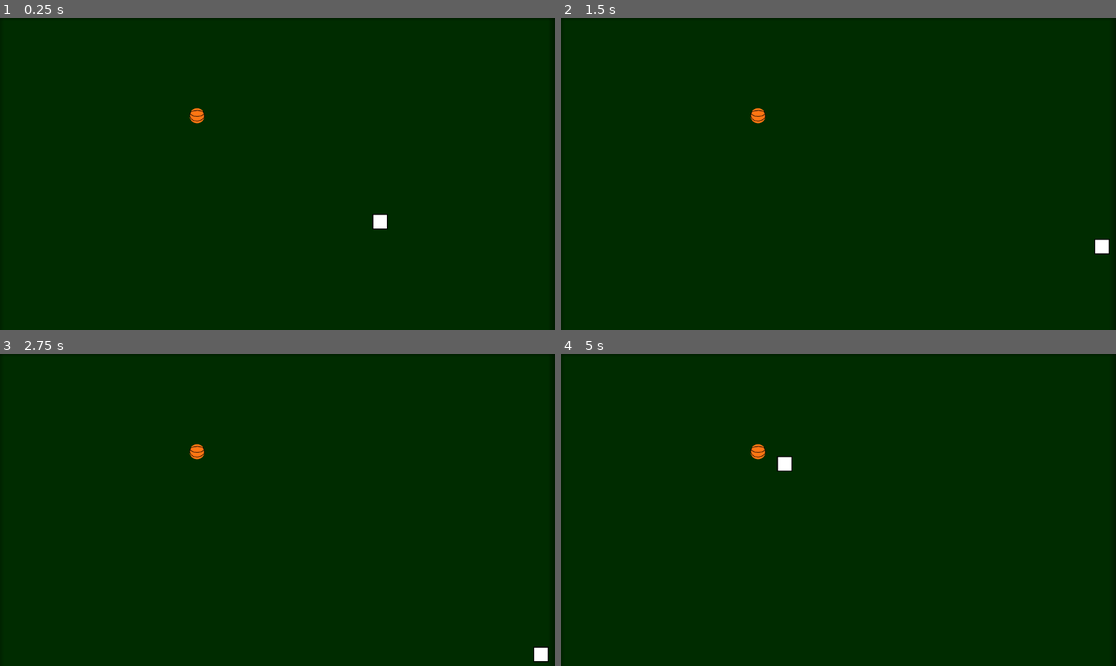
Above: before the commit, frames 1-4 (two rows, left to right).
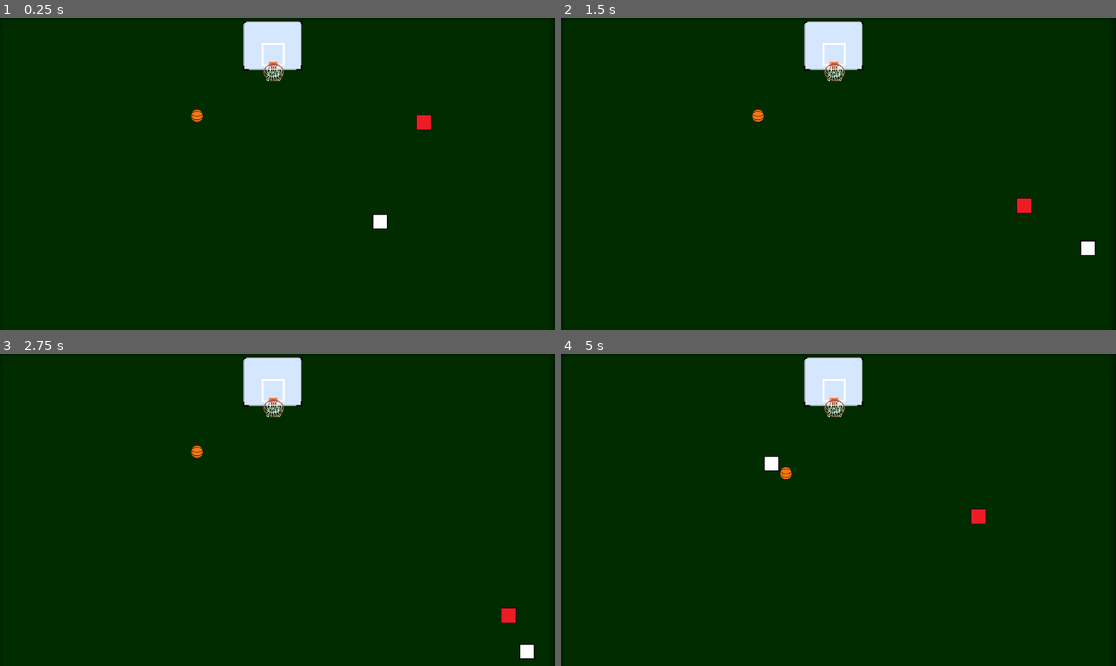
Above: after the commit, the same moments.

Repository: MaxGod34/hoops-roguelite
Game: Godot game, scene res://scenes/MainCourt.tscn
The game is run twice, just before and just after one commit, with the same random seed, the same clock (stepped at 60 frames per second) and the same inputs. This scene is started directly instead of the project's main scene.
Inputs:
- Up to frame 1 (0.25 s): no input
- Up to frame 2 (1.5 s): hold Right (move_right) 0.53-1.28 s; tap Z (shoot, bound only after the commit) at 0.6 s; tap C (shoot, bound only before the commit) at 0.8, 1.35 s; hold Down (move_down) from 1.28 s (still down)
- Up to frame 3 (2.75 s): tap Space (pass, bound only after the commit) at 1.55, 2.1 s; release Down (move_down) at 2.03 s; hold Right (move_right) from 2.03 s (still down); tap Z (shoot, bound only after the commit) at 2.3 s
- Up to frame 4 (5 s): release Right (move_right) at 2.78 s; hold W (move_up) 2.78-3.53 s; tap Z (shoot, bound only after the commit) at 2.85, 4.55 s; tap C (shoot, bound only before the commit) at 3.05, 3.6 s; hold Left (move_left) from 3.53 s (still down); tap Space (pass, bound only after the commit) at 3.8, 4.35 s

The runs differ from the first frame. In frame 1, 1.9% of the frame differs, in the area x 34-78%, y 0-36%; in frame 2, 2.2%; in frame 3, 2.2%; in frame 4, 2.3%, in the area x 34-77%, y 0-55%.

Commit message:
feat: Implement Basket and Base Defender Mechanics
**Basket Added:** On the main court, the basket has been added along with a Marker2D so when the player shoots, the ball always goes towards the hoop itself. Adjusted the collision boxes so shots will land from baseline, though the rim still has no physics.
**Shot Mechanic:** Shooting ignores momentum and always go to the hoop with no variance as of right now.
**Defender:** Added a chasing defender that will poke the ball out if they get close enough. Added a stun with a cooldown so the player doesn't get trapped by an endless chasing defender.

Diff:
--- a/icon.svg
+++ /dev/null
@@ -1 +0,0 @@
-<svg xmlns="http://www.w3.org/2000/svg" width="128" height="128"><rect width="124" height="124" x="2" y="2" fill="#363d52" stroke="#212532" stroke-width="4" rx="14"/><g fill="#fff" transform="translate(12.322 12.322)scale(.101)"><path d="M105 673v33q407 354 814 0v-33z"/><path fill="#478cbf" d="m105 673 152 14q12 1 15 14l4 67 132 10 8-61q2-11 15-15h162q13 4 15 15l8 61 132-10 4-67q3-13 15-14l152-14V427q30-39 56-81-35-59-83-108-43 20-82 47-40-37-88-64 7-51 8-102-59-28-123-42-26 43-46 89-49-7-98 0-20-46-46-89-64 14-123 42 1 51 8 102-48 27-88 64-39-27-82-47-48 49-83 108 26 42 56 81zm0 33v39c0 276 813 276 814 0v-39l-134 12-5 69q-2 10-14 13l-162 11q-12 0-16-11l-10-65H446l-10 65q-4 11-16 11l-162-11q-12-3-14-13l-5-69z"/><path d="M483 600c0 34 58 34 58 0v-86c0-34-58-34-58 0z"/><circle cx="725" cy="526" r="90"/><circle cx="299" cy="526" r="90"/></g><g fill="#414042" transform="translate(12.322 12.322)scale(.101)"><circle cx="307" cy="532" r="60"/><circle cx="717" cy="532" r="60"/></g></svg>
--- a/project.godot
+++ b/project.godot
@@ -13,7 +13,6 @@
 config/name="hoops-roguelite"
 run/main_scene="uid://m1uy0lwsnkxr"
 config/features=PackedStringArray("4.4", "GL Compatibility")
-config/icon="res://icon.svg"
 
 [input]
 
@@ -42,13 +41,18 @@
 }
 move_down={
 "deadzone": 0.2,
-"events": [Object(InputEventKey,"resource_local_to_scene":fa …(140 unchanged characters)… d":false,"keycode":0,"physical_keycode":68,"key_label":0,"unicode":100,"location":0,"echo":false,"script":null)
+"events": [Object(InputEventKey,"resource_local_to_scene":fa …(140 unchanged characters)… d":false,"keycode":0,"physical_keycode":83,"key_label":0,"unicode":115,"location":0,"echo":false,"script":null)
 , Object(InputEventKey,"resource_local_to_scene":false,"resource_name":"","device":-1,"window_id":0,"alt_pressed":false …(186 unchanged characters)…
+]
+}
+pass={
+"deadzone": 0.2,
+"events": [Object(InputEventKey,"resource_local_to_scene":false,"resource_name":"","device":-1,"window_id":0,"alt_pressed":false,"shift_pressed":false,"ctrl_pressed":false,"meta_pressed":false,"pressed":false,"keycode":0,"physical_keycode":32,"key_label":0,"unicode":32,"location":0,"echo":false,"script":null)
 ]
 }
 shoot={
 "deadzone": 0.2,
-"events": [Object(InputEventKey,"resource_local_to_scene":fa …(140 unchanged characters)… d":false,"keycode":0,"physical_keycode":67,"key_label":0,"unicode":99,"location":0,"echo":false,"script":null)
+"events": [Object(InputEventKey,"resource_local_to_scene":fa …(140 unchanged characters)… d":false,"keycode":0,"physical_keycode":90,"key_label":0,"unicode":122,"location":0,"echo":false,"script":null)
 ]
 }
 
--- a/scenes/Ball.tscn
+++ b/scenes/Ball.tscn
@@ -13,16 +13,14 @@
 physics_material_override = SubResource("PhysicsMaterial_d73vv")
 gravity_scale = 0.0
 continuous_cd = 1
-linear_damp = 1.5
+linear_damp = 1.25
 angular_damp = 1.5
 script = ExtResource("1_ja1hk")
 
 [node name="CollisionShape2D" type="CollisionShape2D" parent="."]
-scale = Vector2(2.3, 2.3)
+scale = Vector2(1.9, 1.9)
 shape = SubResource("CircleShape2D_ja1hk")
 
 [node name="Sprite2D" type="Sprite2D" parent="."]
-scale = Vector2(0.5, 0.5)
+scale = Vector2(0.4, 0.4)
 texture = ExtResource("1_d73vv")
-
-[node name="Ball" type="Node2D" parent="."]
--- /dev/null
+++ b/scenes/Defender.tscn
@@ -0,0 +1,17 @@
+[gd_scene load_steps=4 format=3 uid="uid://cyxg6xfhp6kvv"]
+
+[ext_resource type="Script" uid="uid://1abbvgpc5j3p" path="res://scripts/defender.gd" id="1_fbkjj"]
+[ext_resource type="Texture2D" uid="uid://swhe71w43u68" path="res://assets/red_ball.png" id="1_r2g7j"]
+
+[sub_resource type="RectangleShape2D" id="RectangleShape2D_fbkjj"]
+
+[node name="Defender" type="CharacterBody2D"]
+motion_mode = 1
+script = ExtResource("1_fbkjj")
+
+[node name="Sprite2D" type="Sprite2D" parent="."]
+texture = ExtResource("1_r2g7j")
+
+[node name="CollisionShape2D" type="CollisionShape2D" parent="."]
+scale = Vector2(1.6, 1.6)
+shape = SubResource("RectangleShape2D_fbkjj")
--- /dev/null
+++ b/scenes/Hoop.tscn
@@ -0,0 +1,19 @@
+[gd_scene load_steps=3 format=3 uid="uid://u2gal06p4nlq"]
+
+[ext_resource type="Texture2D" uid="uid://ib7vb0g4m60q" path="res://assets/hoop proto.png" id="1_3u8ya"]
+
+[sub_resource type="RectangleShape2D" id="RectangleShape2D_dw7mk"]
+size = Vector2(31, 25)
+
+[node name="Hoop" type="StaticBody2D"]
+
+[node name="Sprite2D" type="Sprite2D" parent="."]
+texture = ExtResource("1_3u8ya")
+
+[node name="CollisionShape2D" type="CollisionShape2D" parent="."]
+position = Vector2(1, -11)
+scale = Vector2(4, 4)
+shape = SubResource("RectangleShape2D_dw7mk")
+
+[node name="RimTarget" type="Marker2D" parent="."]
+position = Vector2(2, 52)
--- a/scenes/MainCourt.tscn
+++ b/scenes/MainCourt.tscn
@@ -1,14 +1,16 @@
-[gd_scene load_steps=6 format=3 uid="uid://cn0mnhhe6ul0y"]
+[gd_scene load_steps=8 format=3 uid="uid://cn0mnhhe6ul0y"]
 
+[ext_resource type="PackedScene" uid="uid://u2gal06p4nlq" path="res://scenes/Hoop.tscn" id="1_562al"]
 [ext_resource type="Texture2D" uid="uid://dtspa6s1doc36" path="res://assets/snake_lime.png" id="1_s2qdm"]
 [ext_resource type="PackedScene" uid="uid://p40hdpg4fmes" path="res://scenes/Player.tscn" id="2_5jgdc"]
 [ext_resource type="PackedScene" uid="uid://do3nrnwrn2efx" path="res://scenes/Ball.tscn" id="3_5n6sh"]
+[ext_resource type="PackedScene" uid="uid://cyxg6xfhp6kvv" path="res://scenes/Defender.tscn" id="5_i0pnj"]
 
 [sub_resource type="RectangleShape2D" id="RectangleShape2D_5jgdc"]
-size = Vector2(20, 657)
+size = Vector2(110, 657)
 
 [sub_resource type="RectangleShape2D" id="RectangleShape2D_5n6sh"]
-size = Vector2(1169, 20)
+size = Vector2(1169, 80)
 
 [node name="MainCourt" type="Node2D"]
 y_sort_enabled = true
@@ -22,11 +24,11 @@
 [node name="StaticBody2D" type="StaticBody2D" parent="."]
 
 [node name="CollisionShape2D-LeftWall" type="CollisionShape2D" parent="StaticBody2D"]
-position = Vector2(11, 323.5)
+position = Vector2(-12, 323.5)
 shape = SubResource("RectangleShape2D_5jgdc")
 
 [node name="CollisionShape2D-RightWall" type="CollisionShape2D" parent="StaticBody2D"]
-position = Vector2(1154, 317)
+position = Vector2(1176, 317)
 shape = SubResource("RectangleShape2D_5jgdc")
 
 [node name="CollisionShape2D-TopWall" type="CollisionShape2D" parent="StaticBody2D"]
@@ -34,16 +36,25 @@
 shape = SubResource("RectangleShape2D_5n6sh")
 
 [node name="CollisionShape2D-BottomWall" type="CollisionShape2D" parent="StaticBody2D"]
-position = Vector2(579, 641)
+position = Vector2(579, 671)
 shape = SubResource("RectangleShape2D_5n6sh")
 
 [node name="Camera2D" type="Camera2D" parent="."]
 position = Vector2(587, 321)
 
+[node name="Hoop" parent="." groups=["hoop"] instance=ExtResource("1_562al")]
+z_index = 1
+position = Vector2(576, 64)
+
 [node name="Player" parent="." instance=ExtResource("2_5jgdc")]
+z_index = 1
 position = Vector2(800, 420)
 
 [node name="Ball" parent="." instance=ExtResource("3_5n6sh")]
 z_index = 1
 position = Vector2(420, 200)
 continuous_cd = 0
+
+[node name="Defender" parent="." instance=ExtResource("5_i0pnj")]
+z_index = 1
+position = Vector2(911, 168)
--- a/scenes/Player.tscn
+++ b/scenes/Player.tscn
@@ -5,15 +5,15 @@
 
 [sub_resource type="RectangleShape2D" id="RectangleShape2D_mdl7e"]
 
-[node name="Player" type="Node2D"]
-
-[node name="CharacterBody2D" type="CharacterBody2D" parent="."]
+[node name="Player" type="CharacterBody2D" groups=["player"]]
+motion_mode = 1
 script = ExtResource("1_v6fml")
 
-[node name="Sprite2D" type="Sprite2D" parent="CharacterBody2D"]
+[node name="Sprite2D" type="Sprite2D" parent="."]
 texture = ExtResource("2_3li8b")
 
-[node name="CollisionShape2D" type="CollisionShape2D" parent="CharacterBody2D"]
+[node name="CollisionShape2D" type="CollisionShape2D" parent="."]
+scale = Vector2(1.6, 1.6)
 shape = SubResource("RectangleShape2D_mdl7e")
 
-[node name="BallSpawn" type="Marker2D" parent="CharacterBody2D"]
+[node name="BallSpawn" type="Marker2D" parent="."]
--- a/scripts/ball.gd
+++ b/scripts/ball.gd
@@ -1,4 +1,6 @@
 extends RigidBody2D
+
+@export var throw_power = 1000.0
 
 var is_held = false
 var player = null
@@ -33,14 +35,14 @@
 
 func throw(aim_direction: Vector2, player_velocity: Vector2):
 	# Stand-Still Fix
-	# If we are standing still, default to throwing "up" the court
-	# so it doesn't spawn inside our chest.
+	# If standing still, default to throwing "up" the court
+	# so it doesn't spawn inside chest
 	if aim_direction == Vector2.ZERO:
 		aim_direction = Vector2.UP
 
 	is_held = false
 
-	# Double-check momentum is totally zeroed out before the throw
+	# Double check momentum is zeroed out before the throw
 	linear_velocity = Vector2.ZERO
 	angular_velocity = 0.0
 
@@ -59,7 +61,7 @@
 	freeze = false
 	$CollisionShape2D.set_deferred("disabled", false)
 
-	# The Anti-Self-Pass Fix
+	# Anti-Self-Pass Fix
 	can_be_picked_up = false
 	await get_tree().create_timer(0.3).timeout
 	can_be_picked_up = true
@@ -77,6 +79,5 @@
 		state.linear_velocity = Vector2.ZERO
 		state.angular_velocity = 0.0
 
-		# 3. Apply the massive shove directly to the physics state
-		var throw_power = 800.0
+		# 3. Apply massive shove directly to the physics state
 		state.apply_central_impulse((throw_aim * throw_power) + throw_vel)
--- /dev/null
+++ b/scripts/defender.gd
@@ -0,0 +1,53 @@
+extends CharacterBody2D
+
+
+const SPEED = 200.0
+
+var target = null
+var is_stunned = false
+
+func _ready():
+	# Find player as soon as defender spawns
+	var players = get_tree().get_nodes_in_group("player")
+	if players.size() > 0:
+		target = players[0]
+
+
+func _physics_process(delta: float) -> void:
+	if is_stunned:
+		# Apply friction so they slide backward to a smooth stop
+		velocity = velocity.move_toward(Vector2.ZERO, 2000 * delta)
+		move_and_slide()
+		return
+
+	if target:
+		# Calculate exact angle to player
+		var direction = global_position.direction_to(target.global_position)
+
+		# Move towards them
+		velocity = direction * SPEED
+		move_and_slide()
+
+		# Turnover Logic
+		for i in get_slide_collision_count():
+			var collision = get_slide_collision(i)
+			var collider = collision.get_collider()
+
+			# If defender bumps into player
+			if collider.is_in_group("player"):
+				# Let player know they got stripped
+				if collider.has_method("force_turnover"):
+					collider.force_turnover()
+
+				# Apply massive shove in opposite direction
+				velocity = -direction * 600
+				# Stun timer externally
+				apply_stun_cooldown()
+
+				# Break out of loop
+				break
+# This way we don't pause the physics process function directly
+func apply_stun_cooldown():
+	is_stunned = true
+	await get_tree().create_timer(1.0).timeout
+	is_stunned = false
--- a/scripts/player.gd
+++ b/scripts/player.gd
@@ -23,8 +23,8 @@
 		# Skid to a stop instead of a hard stop
 		velocity = velocity.move_toward(Vector2.ZERO, FRICTION * delta)
 
-	# Shooting Logic
-	if Input.is_action_just_pressed("shoot") and held_ball:
+	# Passing Logic
+	if Input.is_action_just_pressed("pass") and held_ball:
 		# Default to throwing 'up" if player is totally still, otherwise throw in movement direction
 		var aim_dir = direction
 		if aim_dir == Vector2.ZERO and velocity != Vector2.ZERO:
@@ -35,6 +35,24 @@
 		held_ball.throw(aim_dir, velocity)
 		held_ball = null # Hands will now be empty
 
+	if Input.is_action_just_pressed("shoot") and held_ball:
+		# Find Hoop in the scene
+		var hoops_in_scene = get_tree().get_nodes_in_group("hoop")
+
+		if hoops_in_scene.size() > 0:
+			var target_hoop = hoops_in_scene[0]
+
+			# Get the target from the Marker2D
+			var rim_position = target_hoop.get_node("RimTarget").global_position
+
+			# Calculate exact angle from player to hoop
+			var aim_dir = global_position.direction_to(rim_position)
+
+			# On a shot we will ignore any momentum (velocity)
+			# Stop on a dime, shoot a clean jumper
+			held_ball.throw(aim_dir, Vector2.ZERO)
+			held_ball = null
+
 	move_and_slide()
 
 	#--Ball Collision Logic--
@@ -44,7 +62,18 @@
 
 		# If we bump into the ball
 		if collider is RigidBody2D:
-			# Chck if ball has the pickup function, make sure player isn't holding it already
+			# Check if ball has the pickup function, make sure player isn't holding it already
 			if collider.has_method("pickup") and not collider.is_held:
 				collider.pickup(self)
 				held_ball = collider # Remember which ball we just grabbed
+
+
+func force_turnover():
+	if held_ball:
+		# Create a random direction for the ball to pop out
+		var random_dir = Vector2(randf_range(-1.0, 1.0), randf_range(-1.0, 1.0)).normalized()
+
+		# Use throw function with zero player momentum so it pops out
+		held_ball.throw(random_dir, Vector2.ZERO)
+
+		held_ball = null
Binary file added: assets/hoop proto.png
Not shown, changed: assets/hoop proto.png.import
Not shown, added: scripts/defender.gd.uid
